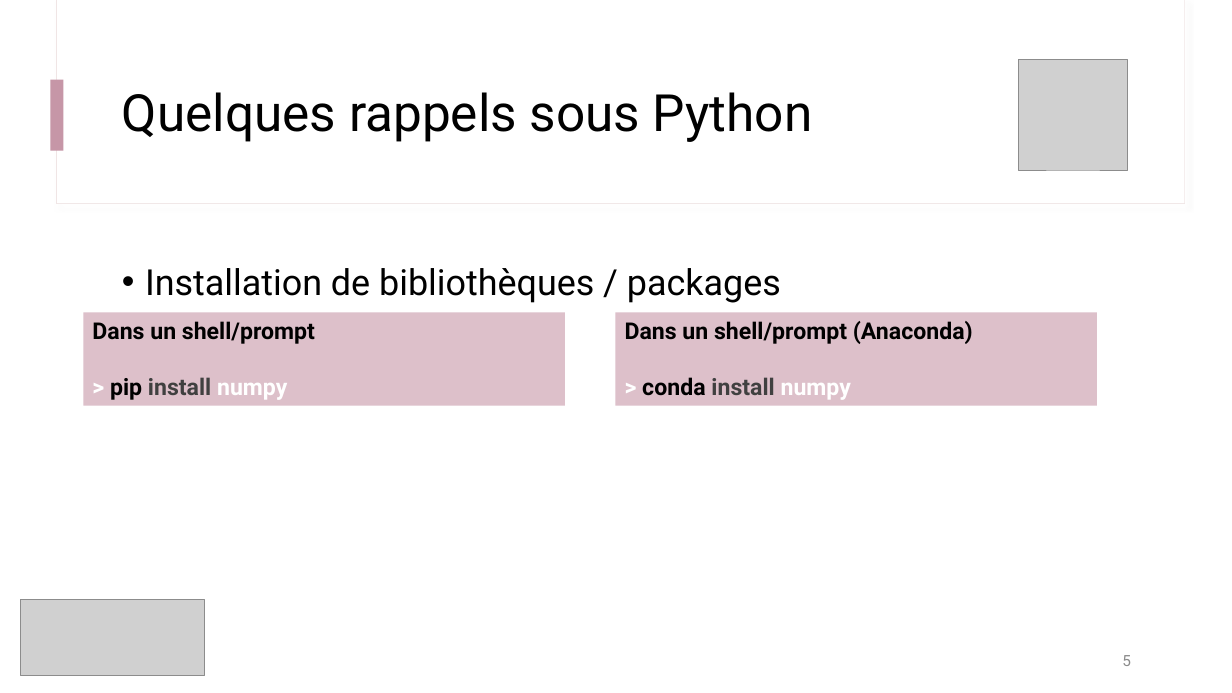
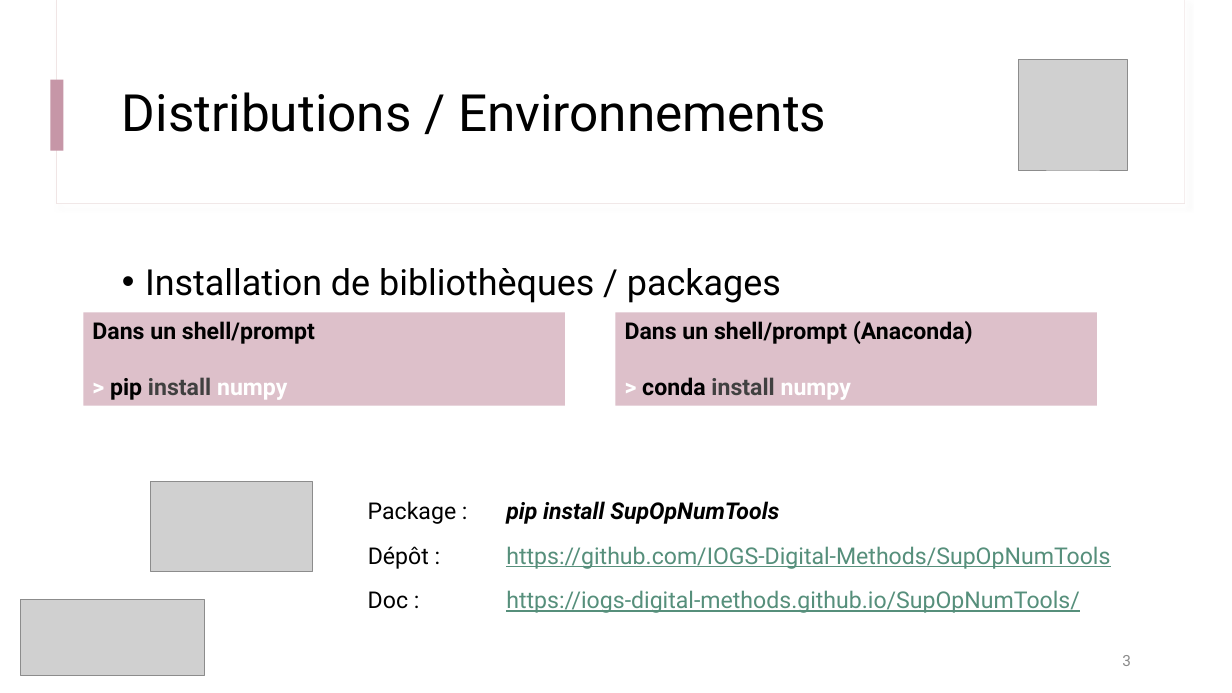
Before and after one commit to IOGS-Digital-Methods/semester-5, a slide deck: slide 3 of s5_outils_numeriques/b1_outils_numeriques/seance1_demistifier_python/B1_1_Demystifier_Python.pptx (slide 5 before the commit). Drawn at 1232x693 pixels with LibreOffice and Linux fonts; fonts in the diff are those of the drawing; grey boxes stand for pictures. Boxes give left, top, right and bottom in pixels: in the first picture for what was removed or moved away, otherwise in the second. Text is boxed around its words. In the diff, an @@ line names an element or a change of style, - is before the commit and + after.

```diff
--- a/s5_outils_numeriques/b1_outils_numeriques/seance1_demistifier_python/B1_1_Demystifier_Python.pptx
+++ b/s5_outils_numeriques/b1_outils_numeriques/seance1_demistifier_python/B1_1_Demystifier_Python.pptx
@@ title at (122, 92, 826, 132): text changed @@
-Quelques rappels sous Python
+Distributions / Environnements
@@ picture added at (151, 482, 312, 572) @@
@@ text added at (368, 501, 779, 524), 18 pt, text #000000, bold, italic @@
+Package : pip install SupOpNumTools
@@ text added at (368, 546, 1110, 569), 18 pt, text #568F7B, underline @@
+Dépôt : https://github.com/IOGS-Digital-Methods/SupOpNumTools
@@ text added at (368, 590, 1080, 613), 18 pt, text #568F7B, underline @@
+Doc : https://iogs-digital-methods.github.io/SupOpNumTools/
@@ page number at (1122, 655, 1131, 666): text changed @@
-5
+3
```
Also in this commit, not shown: 4 other slides changed, 14 slides added, 1 slide removed, 10 other files.
